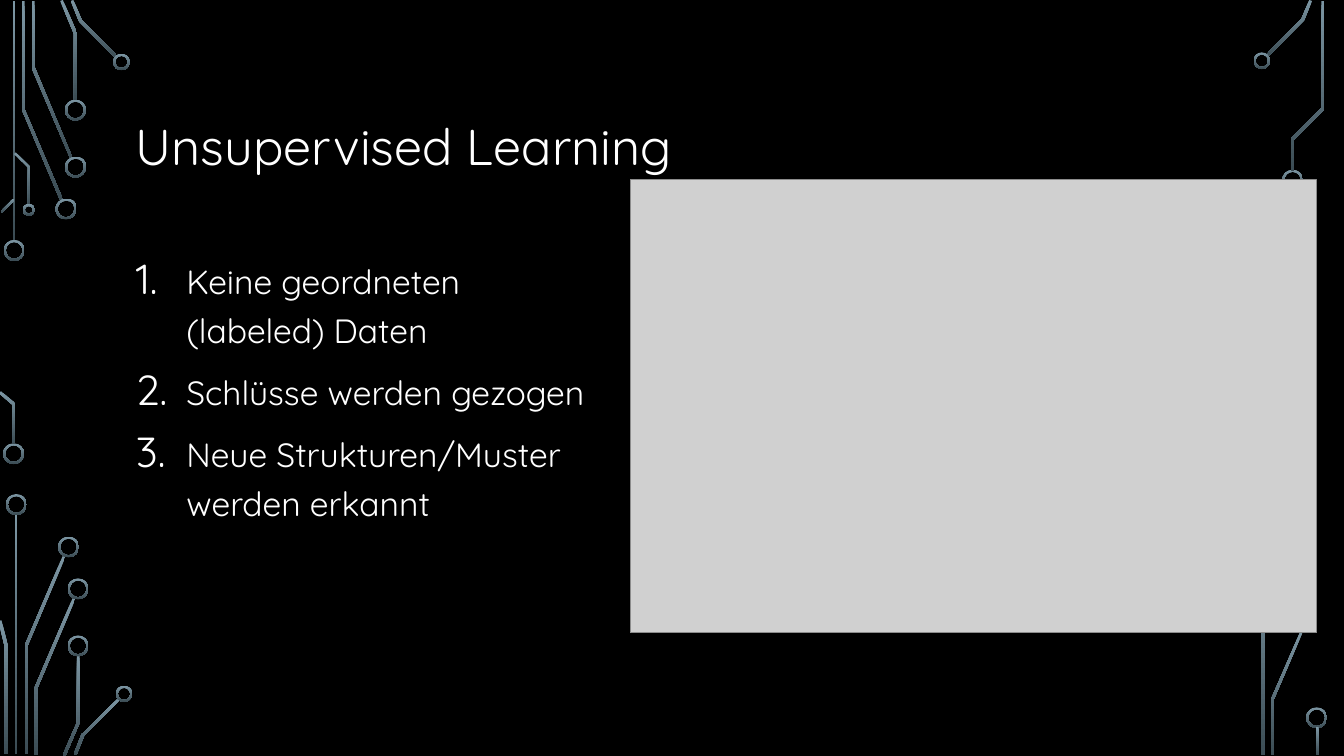
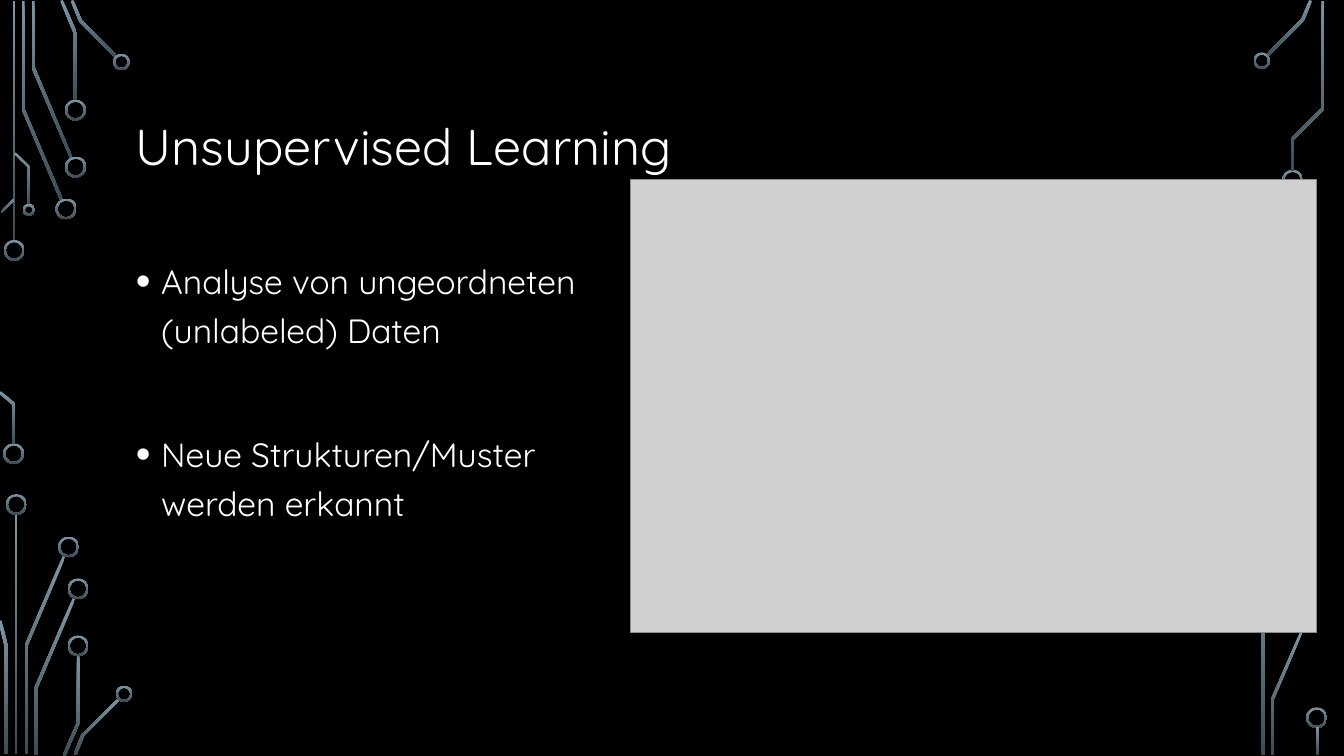
Before and after one commit to hacpro/introduction-machine-learning, a slide deck: slide 31 of presentation.pptx. Drawn at 1344x756 pixels with LibreOffice and Linux fonts; fonts in the diff are those of the drawing; grey boxes stand for pictures; background and template pictures are left out. Boxes give left, top, right and bottom in pixels: in the first picture for what was removed or moved away, otherwise in the second. Text is boxed around its words. In the diff, an @@ line names an element or a change of style, - is before the commit and + after.

Commit message:
Reinforcement learning added.

```diff
--- a/presentation.pptx
+++ b/presentation.pptx
@@ text at bbox=[161, 269, 575, 350]: text changed @@
-1. Keine geordneten
-   (labeled) Daten
-2. Schlüsse werden gezogen
+• Analyse von ungeordneten (unlabeled) Daten
@@ text at bbox=[161, 440, 535, 517]: bullet 1. to • @@
```
Also in this commit, not shown: 3 other slides changed, 1 slide added.
